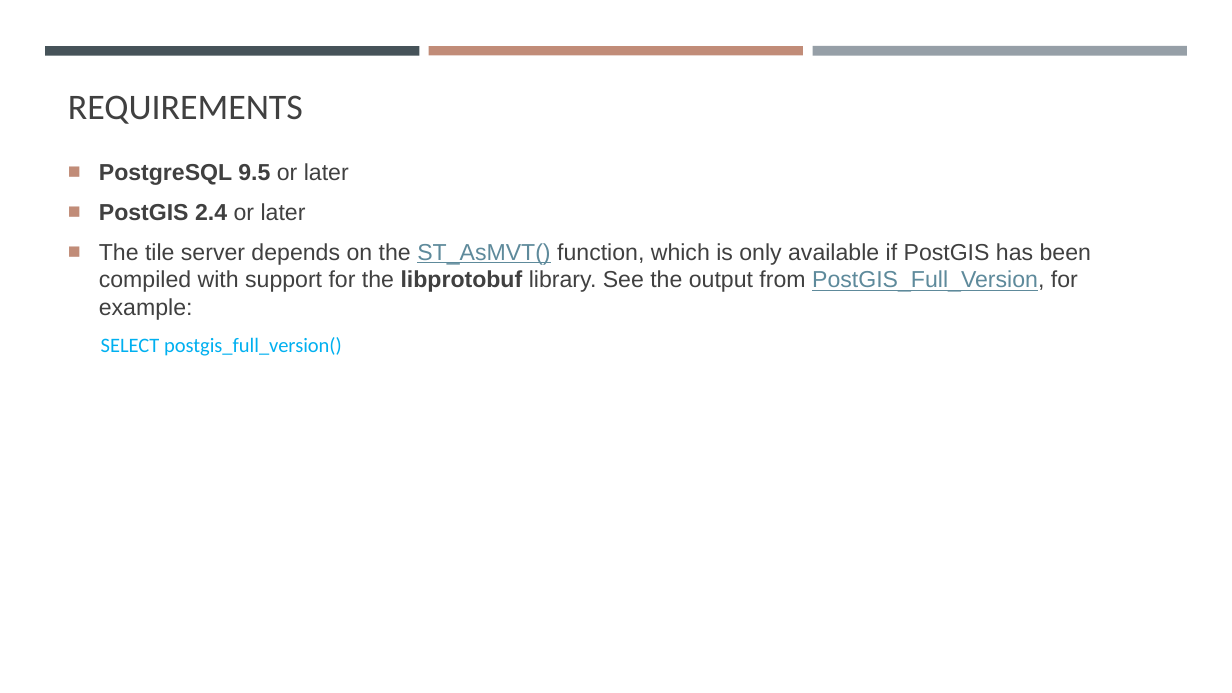
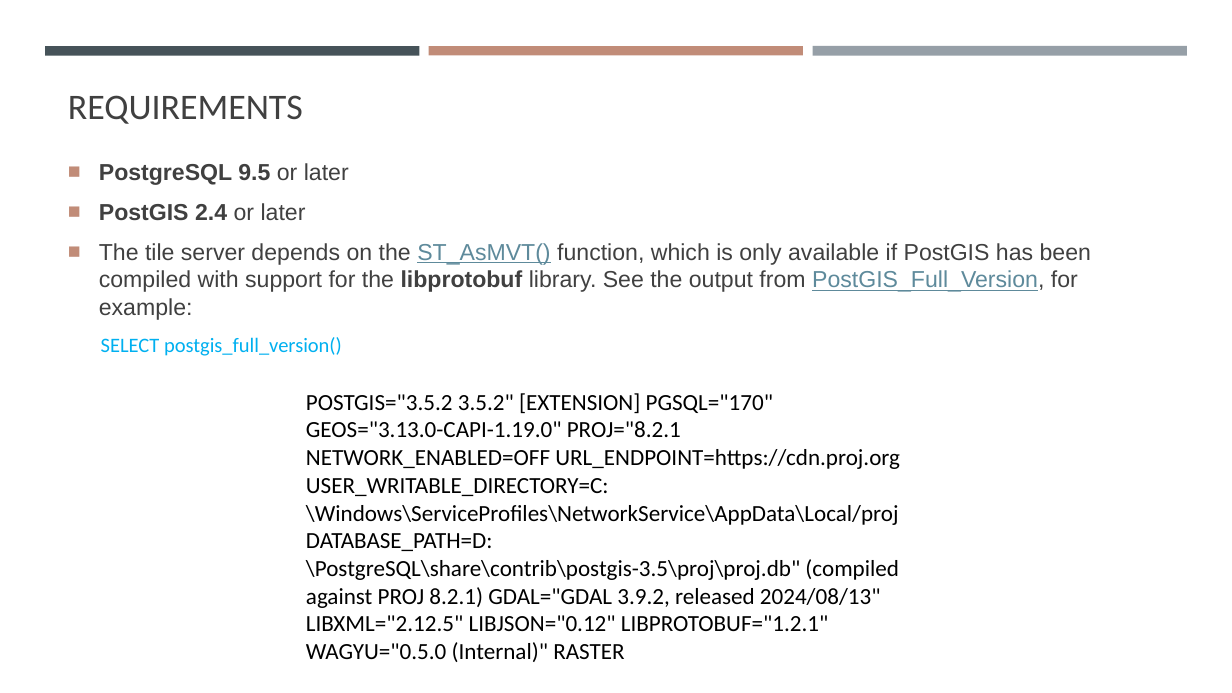
Before and after one commit to gisynw/ssj-376, a slide deck: slide 6 of docs/Lectures/Week14/Week14.pptx (slide 7 before the commit). Drawn at 1232x693 pixels with LibreOffice and Linux fonts; fonts in the diff are those of the drawing. Boxes give left, top, right and bottom in pixels: in the first picture for what was removed or moved away, otherwise in the second. Text is boxed around its words. In the diff, an @@ line names an element or a change of style, - is before the commit and + after.

```diff
--- a/docs/Lectures/Week14/Week14.pptx
+++ b/docs/Lectures/Week14/Week14.pptx
@@ text added at (x1=306, y1=393, x2=900, y2=631), 18 pt, text #000000 @@
+POSTGIS="3.5.2 3.5.2" [EXTENSION] PGSQL="170" GEOS="3.13.0-CAPI-1.19.0" PROJ="8.2.1 NETWORK_ENABLED=OFF URL_ENDPOINT=https://cdn.proj.org USER_WRITABLE_DIRECTORY=C:\Windows\ServiceProfiles\NetworkService\AppData\Local/proj DATABASE_PATH=D:\PostgreSQL\share\contrib\postgis-3.5\proj\proj.db" (compiled against PROJ 8.2.1) GDAL="GDAL 3.9.2, released 2024/08/13" LIBXML="2.12.5" LIBJSON="0.12" LIBPROTOBUF="1.2.1" WAGYU="0.5.0 (Internal)" RASTER
```
Also in this commit, not shown: 4 other slides changed, 2 slides added, 3 slides removed, 4 other files.
